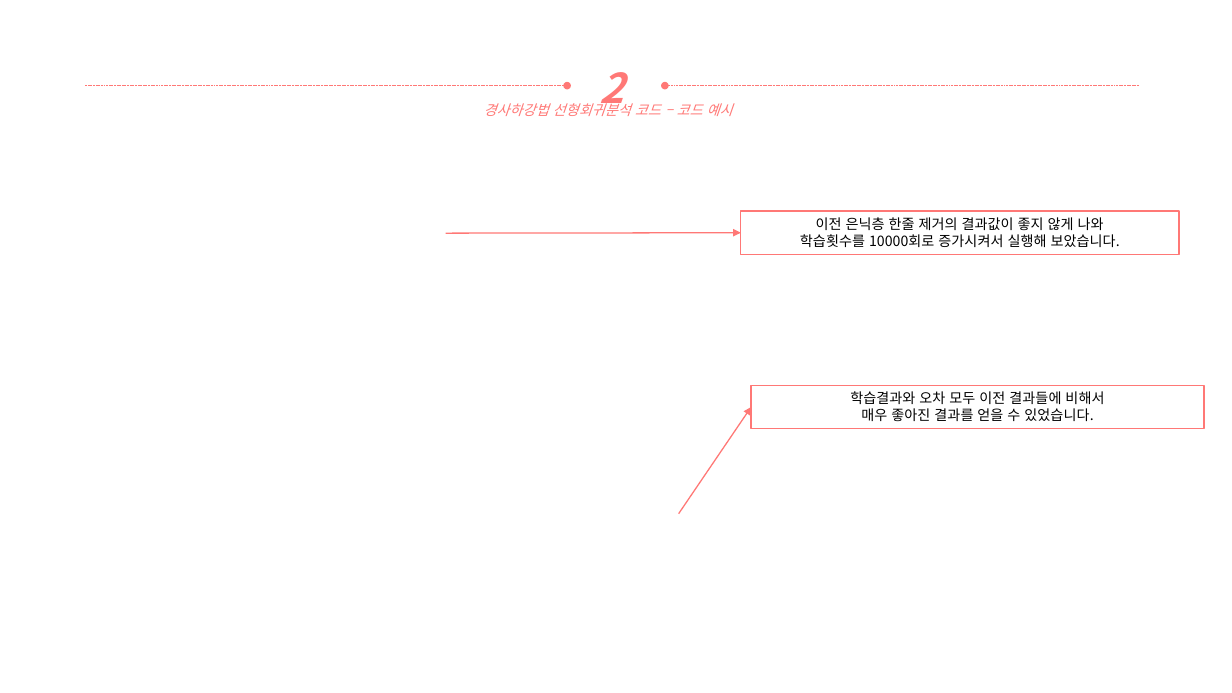
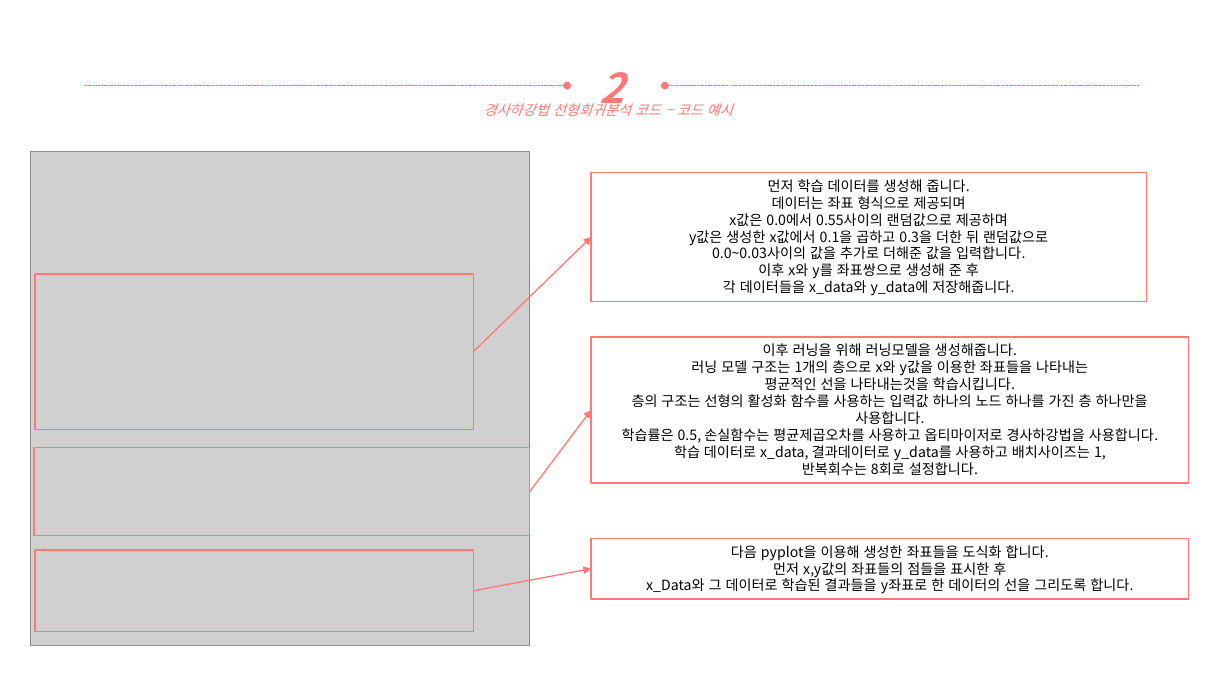
Before and after one commit to yooatom2200/Programing_Base_2, a slide deck: slide 9 of 9장/20164091-송희령-9장 과제.pptx. Drawn at 1232x693 pixels with LibreOffice and Linux fonts; fonts in the diff are those of the drawing; grey boxes stand for pictures. Boxes give left, top, right and bottom in pixels: in the first picture for what was removed or moved away, otherwise in the second. Text is boxed around its words. In the diff, an @@ line names an element or a change of style, - is before the commit and + after.

```diff
--- a/9장/20164091-송희령-9장 과제.pptx
+++ b/9장/20164091-송희령-9장 과제.pptx
@@ picture added at (30, 151, 530, 646) @@
@@ rectangle "먼저 학습 데이터를 생성해 줍니다.": place and size @@
-rectangle "먼저 학습 데이터를 생성해 줍니다." at (741, 211, 1179, 254)
+rectangle "먼저 학습 데이터를 생성해 줍니다." at (592, 173, 1147, 302)
@@ text in rectangle at (689, 179, 1048, 296): text changed @@
-이전 은닉층 한줄 제거의 결과값이 좋지 않게 나와
-학습횟수를 10000회로 증가시켜서 실행해 보았습니다.
+먼저 학습 데이터를 생성해 줍니다.
+데이터는 좌표 형식으로 제공되며
+x값은 0.0에서 0.55사이의 랜덤값으로 제공하며
+y값은 생성한 x값에서 0.1을 곱하고 0.3을 더한 뒤 랜덤값으로
+0.0~0.03사이의 값을 추가로 더해준 값을 입력합니다.
+이후 x와 y를 좌표쌍으로 생성해 준 후
+각 데이터들을 x_data와 y_data에 저장해줍니다.
@@ arrow removed from (445, 233) to (741, 233) @@
@@ arrow added from (473, 352) to (592, 238), #FF7876 1 pt @@
@@ rectangle added at (35, 274, 474, 429), outline #FF7876 1 pt @@
@@ rectangle "이후 러닝을 위해 러닝모델을 생성해줍니다.": place and size @@
-rectangle "이후 러닝을 위해 러닝모델을 생성해줍니다." at (751, 385, 1204, 429)
+rectangle "이후 러닝을 위해 러닝모델을 생성해줍니다." at (592, 337, 1189, 483)
@@ text in rectangle at (622, 343, 1159, 475): text changed @@
-학습결과와 오차 모두 이전 결과들에 비해서
-매우 좋아진 결과를 얻을 수 있었습니다.
+이후 러닝을 위해 러닝모델을 생성해줍니다.
+러닝 모델 구조는 1개의 층으로 x와 y값을 이용한 좌표들을 나타내는
+평균적인 선을 나타내는것을 학습시킵니다.
+층의 구조는 선형의 활성화 함수를 사용하는 입력값 하나의 노드 하나를 가진 층 하나만을 사용합니다.
+학습률은 0.5, 손실함수는 평균제곱오차를 사용하고 옵티마이저로 경사하강법을 사용합니다.
+학습 데이터로 x_data, 결과데이터로 y_data를 사용하고 배치사이즈는 1,
+반복회수는 8회로 설정합니다.
@@ arrow moved from (679, 514) - (751, 408) to (530, 492) - (592, 410) @@
@@ rectangle added at (34, 447, 531, 535), outline #FF7876 1 pt @@
@@ rectangle added at (592, 539, 1189, 600), outline #FF7876 1 pt, 11 pt, text #000000 @@
+다음 pyplot을 이용해 생성한 좌표들을 도식화 합니다.
+먼저 x,y값의 좌표들의 점들을 표시한 후
+x_Data와 그 데이터로 학습된 결과들을 y좌표로 한 데이터의 선을 그리도록 합니다.
@@ rectangle added at (35, 550, 474, 631), outline #FF7876 1 pt @@
@@ arrow added from (473, 591) to (592, 569), #FF7876 1 pt @@
```
Also in this commit, not shown: 4 slides added, 1 slide removed, 2 other files.
